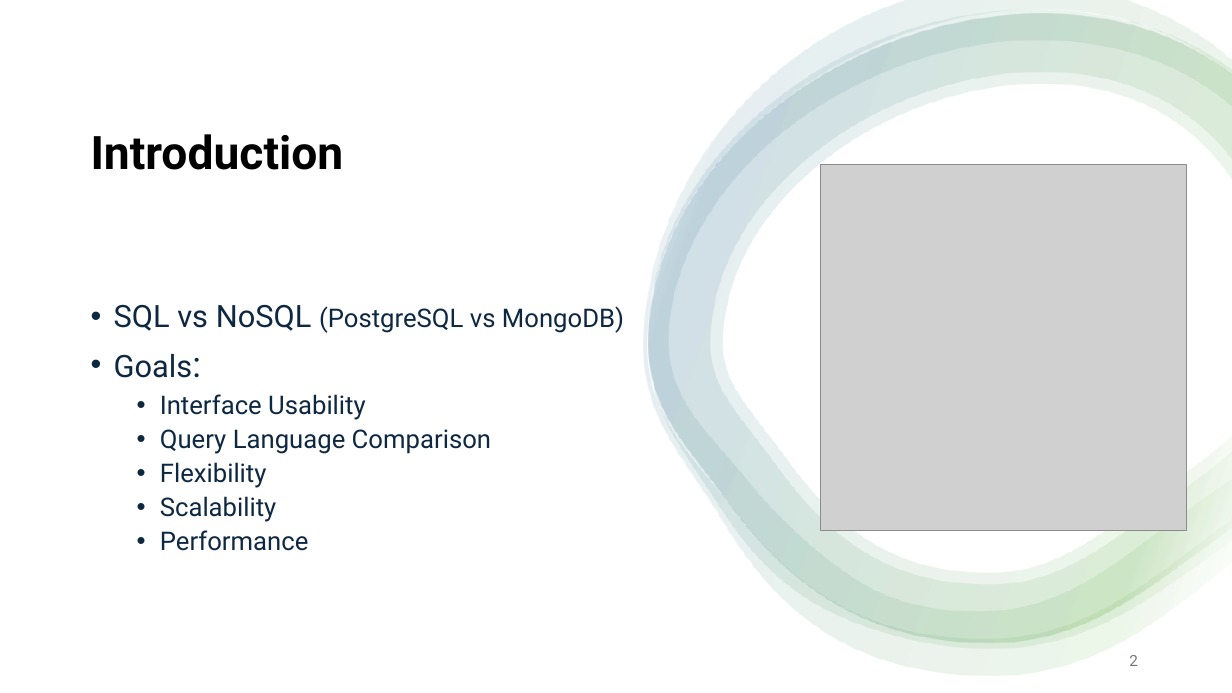
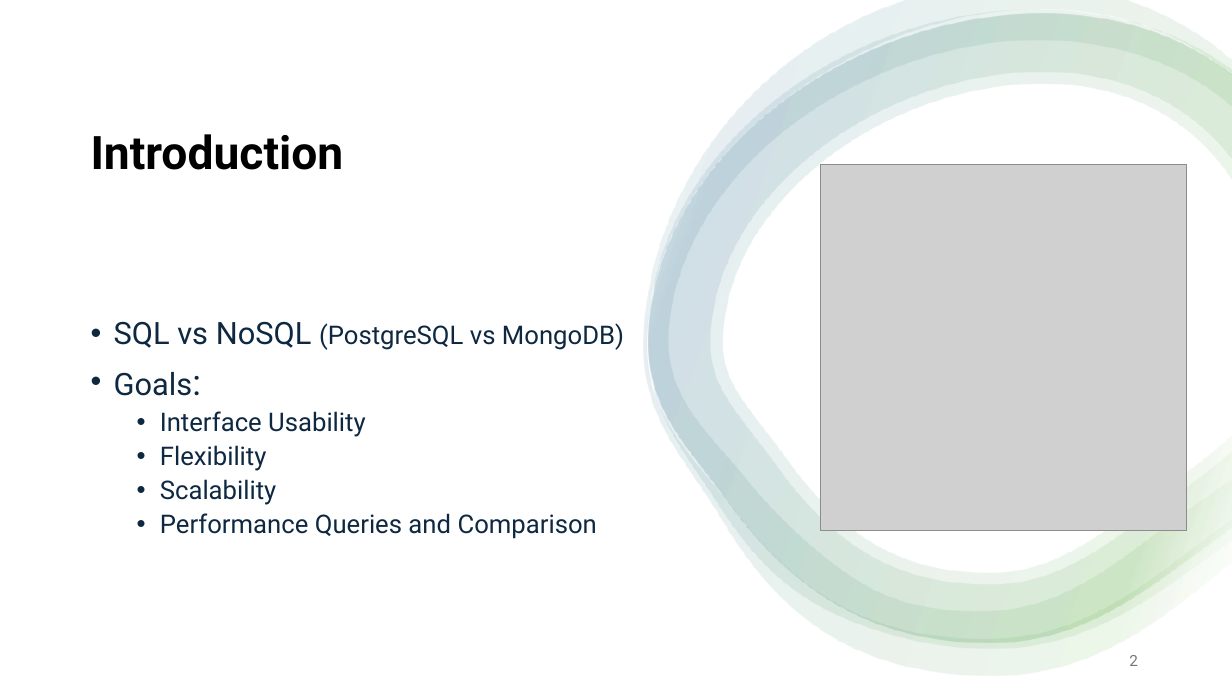
Before and after one commit to skhanlari/DataManagement, a slide deck: slide 2 of Presentation/DM Presentation.pptx. Drawn at 1232x693 pixels with LibreOffice and Linux fonts; fonts in the diff are those of the drawing; grey boxes stand for pictures. Boxes give left, top, right and bottom in pixels: in the first picture for what was removed or moved away, otherwise in the second. Text is boxed around its words. In the diff, an @@ line names an element or a change of style, - is before the commit and + after.

Commit message:
updated presentation

```diff
--- a/Presentation/DM Presentation.pptx
+++ b/Presentation/DM Presentation.pptx
@@ text at (160,429,491,454): paragraph removed @@
-  • Query Language Comparison
@@ text at (160,513,597,539): text changed @@
-  • Performance
+  • Performance Queries and Comparison
```
Also in this commit, not shown: 7 other slides changed, 7 slides added, 1 other file.
